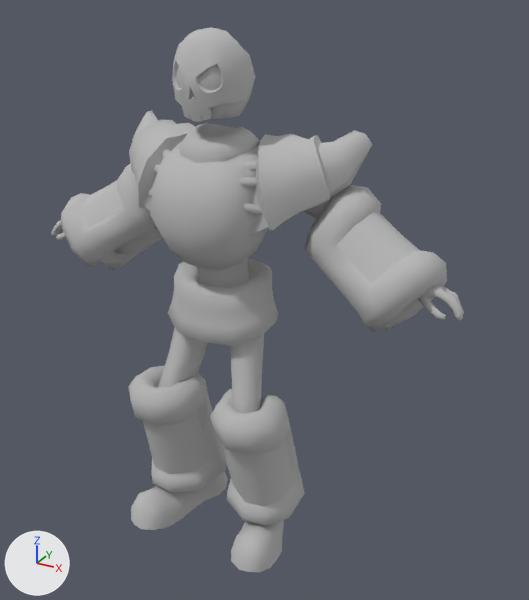
The FBX model Assets/Models/Armors/BaseballMan.fbx as it was, and as the next commit left it.
Camera for both pictures: a camera (50 mm lens) standing at (1.79, -2.9, 2.76) and looking at (0.17, 0.04, 1.29). The lights are fixed; the arrows at lower left show +X, +Y and +Z. Where no turn or scale is listed for an object, it has been applied to the vertices.

In view in the first picture: 'BaseballMan_Armor', 'VoidFlash_BaseballMan_Armor'.
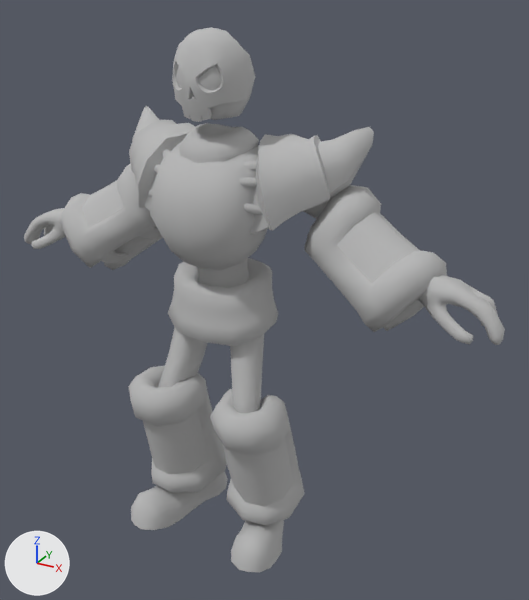
Commit message: New armor models

Pixel boxes [x1, y1, x2, y2] of what changed, in the pictures (529 x 600 px; the box of a moved part takes in the faces that stretch with it):
'VoidFlash_BaseballMan_Armor', reshaped (17% wider, 9% taller): before [52, 46, 464, 321]; after [24, 46, 505, 345]
part 1 of me_baseballman_armor_002, moved or reshaped: before [319, 130, 372, 180]; after [318, 127, 374, 180]
part 2 of me_baseballman_armor_002, moved or reshaped: before [136, 110, 158, 132]; after [133, 106, 159, 137]
part 3 of me_baseballman_armor_003, moved or reshaped: before [418, 284, 464, 321]; after [418, 275, 505, 345]
part 4 of me_baseballman_armor_003, moved or reshaped: before [52, 220, 66, 240]; after [24, 208, 66, 249]

The edits, one by one:
me_baseballman_armor_003 has 766 vertices, 800 faces and spans x -1.16..1.16, y -0.27..0.1, z 1.41..2.54.
me_baseballman_armor_003 is used by ob_voidflash_baseballman_armor; location (0.0, 0.0, 0.0).
me_baseballman_armor_003 part 3: the loose piece of 352 vertices spanning x 0.91..1.16, y -0.06..0.1, z 1.41..1.56 is scaled about its middle by 1.71, then moved by (0.09, -0.01, -0.01).
me_baseballman_armor_003 part 4: the loose piece of 352 vertices spanning x -1.16..-0.91, y -0.06..0.1, z 1.41..1.56 is scaled about its middle by 1.71, then moved by (-0.09, -0.01, -0.01).
me_baseballman_armor_002 has 1861 vertices, 1672 faces and spans x -1.05..1.05, y -0.47..0.34, z -0.02..2.57.
me_baseballman_armor_002 is used by ob_baseballman_armor; location (0.0, 0.0, 0.0).
Before the commit, vertices of me_baseballman_armor_002: 137 (0.5, 0.07, 2.09) at pixel (333, 144), 143 (0.47, 0.13, 2.09) at pixel (332, 142), 423 (0.49, 0.1, 2.1) at pixel (332, 141).
Before the commit, vertices of me_baseballman_armor_002: 1081 (-0.5, 0.07, 2.09) at pixel (148, 124), 1087 (-0.47, 0.13, 2.09), 1338 (-0.49, 0.1, 2.1) at pixel (154, 122).
Part 1, on me_baseballman_armor_002:
Vertices 137, 143, 423 of me_baseballman_armor_002 move by (0.0, 0.0, 0.01).
Vertex 432 of me_baseballman_armor_002 moves from (0.6, 0.2, 2.13) at pixel (365, 133) to (0.61, 0.21, 2.16) at pixel (369, 126).
Vertex 440 of me_baseballman_armor_002 moves from (0.62, 0.2, 2.1) at pixel (369, 139) to (0.64, 0.21, 2.14) at pixel (373, 132).
Part 2, on me_baseballman_armor_002:
Vertices 1081, 1087, 1338 of me_baseballman_armor_002 move by (0.0, 0.0, 0.01).
Vertex 1347 of me_baseballman_armor_002 moves from (-0.6, 0.2, 2.13) at pixel (147, 111) to (-0.61, 0.21, 2.16) at pixel (146, 105).
Vertex 1355 of me_baseballman_armor_002 moves from (-0.62, 0.2, 2.1) at pixel (144, 116) to (-0.64, 0.21, 2.14) at pixel (143, 109).
